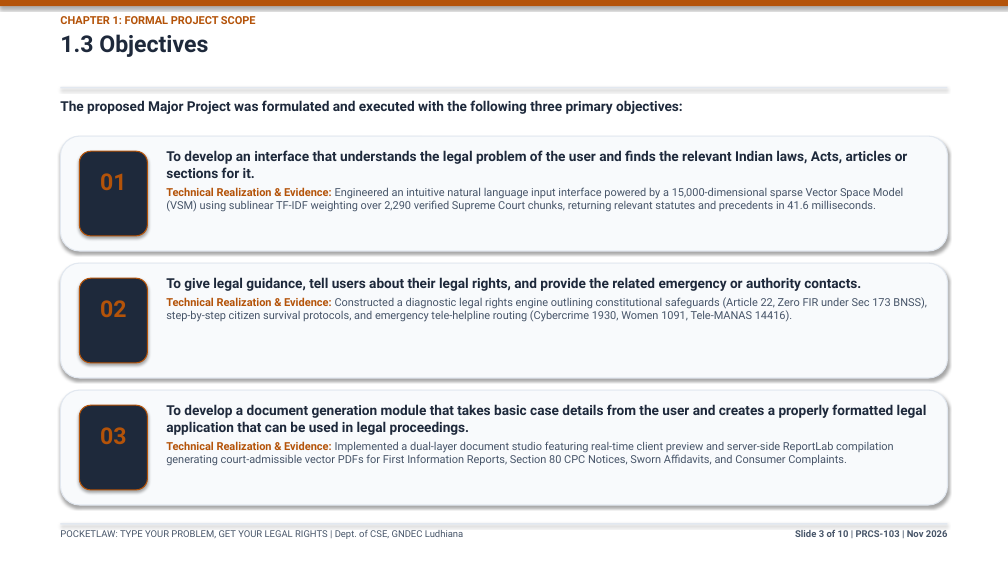
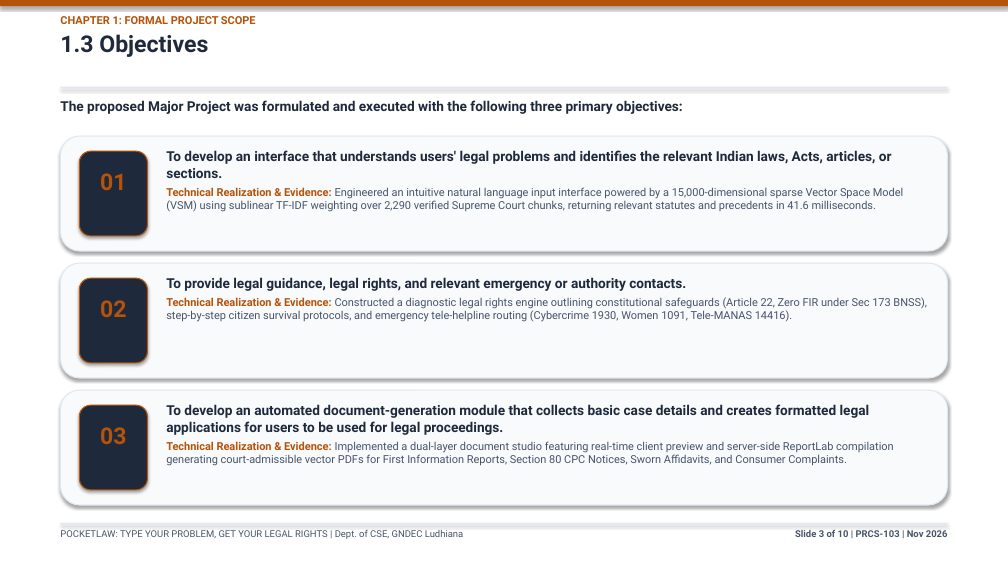
Before and after one commit to Shehzadchouhan/PocketLaw, a slide deck: slide 3 of GNDEC_Major_Project_Report/PocketLaw_Major_Project_Presentation.pptx. Drawn at 1008x567 pixels with LibreOffice and Linux fonts; fonts in the diff are those of the drawing. Boxes give left, top, right and bottom in pixels: in the first picture for what was removed or moved away, otherwise in the second. Text is boxed around its words. In the diff, an @@ line names an element or a change of style, - is before the commit and + after.

```diff
--- a/GNDEC_Major_Project_Report/PocketLaw_Major_Project_Presentation.pptx
+++ b/GNDEC_Major_Project_Report/PocketLaw_Major_Project_Presentation.pptx
@@ text at bbox=[166, 150, 892, 178]: text changed @@
-To develop an interface that understands the legal problem of the user and finds the relevant Indian laws, Acts, articles or sections for it.
+To develop an interface that understands users' legal problems and identifies the relevant Indian laws, Acts, articles, or sections.
@@ text at bbox=[166, 277, 686, 291]: text changed @@
-To give legal guidance, tell users about their legal rights, and provide the related emergency or authority contacts.
+To provide legal guidance, legal rights, and relevant emergency or authority contacts.
@@ text at bbox=[166, 404, 870, 435]: text changed @@
-To develop a document generation module that takes basic case details from the user and creates a properly formatted legal application that can be used in legal proceedings.
+To develop an automated document-generation module that collects basic case details and creates formatted legal applications for users to be used for legal proceedings.
```
Also in this commit, not shown: 1 other slide changed, 1 other file.
